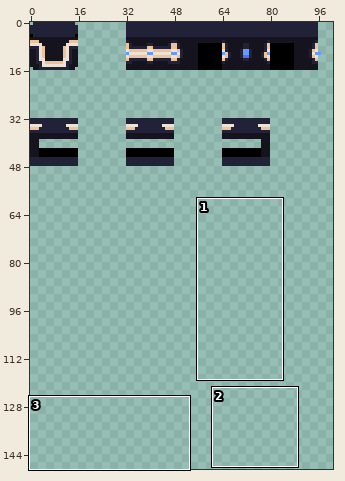
One commit to this pixel-art file: Alzey2024/Assets/Sprites/Sprite-0003.aseprite. Above: a wide view before the commit, with the close-up outlined.
Close-up. Before:
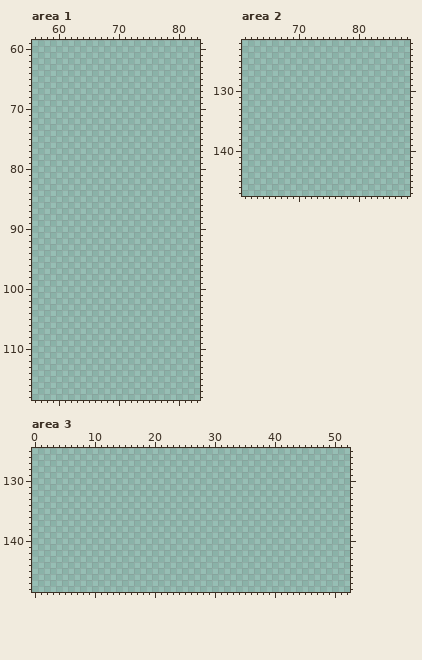
160x160 pixels, 1 frame. Shown: area 1: x 56..83, y 59..118; area 2: x 61..88, y 122..147; area 3: x 0..52, y 125..148. The wide view leaves out empty margins. The commit also changed other parts of the picture, which this record leaves out.
Visible layers, top first: "Layer 3", "Layer 2", "Layer 1".
Palette (. is transparent): 
New version:
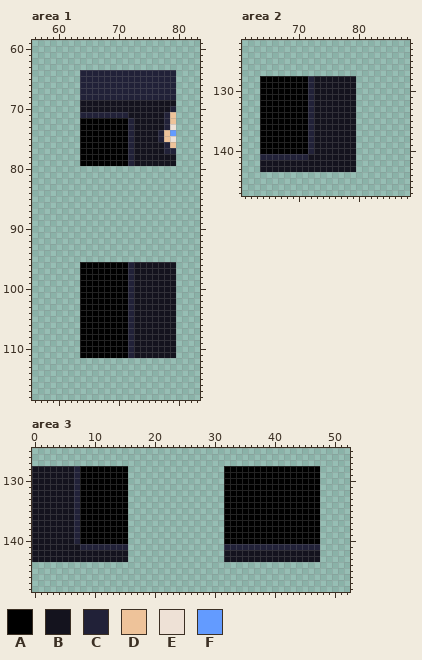
Colours new in this view: A #000000  B #14131e  C #212138  D #eec39a  E #eee1d6  F #639bff
The exact change:
layer "Layer 4" added
layer "Layer 5" added
Changed rows in their new state; - is an unchanged pixel.
Area 1, layers "Layer 5", "Layer 4":
first column x 64:
 64 CCCCCCCCCCCCCCCC
 65 CCCCCCCCCCCCCCCC
 66 CCCCCCCCCCCCCCCC
 67 CCCCCCCCCCCCCCCC
 68 CCCCCCCCCCCCCCCC
 69 BBBBBBBBBBBBBBBB
 70 BBBBBBBBBBBBBBBC
 71 CCCCCCCCBBBBBBCD
 72 AAAAAAAACBBBBBCD
 73 AAAAAAAACBBBBBCE
 74 AAAAAAAACBBBBCDF
 75 AAAAAAAACBBBBCDE
 76 AAAAAAAACBBBBBCD
 77 AAAAAAAACBBBBBCC
 78 AAAAAAAACBBBBBBB
 79 AAAAAAAACBBBBBBB
first column x 64:
 96 AAAAAAAACBBBBBBB
 97 AAAAAAAACBBBBBBB
 98 AAAAAAAACBBBBBBB
 99 AAAAAAAACBBBBBBB
100 AAAAAAAACBBBBBBB
101 AAAAAAAACBBBBBBB
102 AAAAAAAACBBBBBBB
103 AAAAAAAACBBBBBBB
104 AAAAAAAACBBBBBBB
105 AAAAAAAACBBBBBBB
106 AAAAAAAACBBBBBBB
107 AAAAAAAACBBBBBBB
108 AAAAAAAACBBBBBBB
109 AAAAAAAACBBBBBBB
110 AAAAAAAACBBBBBBB
111 AAAAAAAACBBBBBBB
Area 2, layers "Layer 5", "Layer 4":
first column x 64:
128 AAAAAAAACBBBBBBB
129 AAAAAAAACBBBBBBB
130 AAAAAAAACBBBBBBB
131 AAAAAAAACBBBBBBB
132 AAAAAAAACBBBBBBB
133 AAAAAAAACBBBBBBB
134 AAAAAAAACBBBBBBB
135 AAAAAAAACBBBBBBB
136 AAAAAAAACBBBBBBB
137 AAAAAAAACBBBBBBB
138 AAAAAAAACBBBBBBB
139 AAAAAAAACBBBBBBB
140 AAAAAAAACBBBBBBB
141 CCCCCCCCBBBBBBBB
142 BBBBBBBBBBBBBBBB
143 BBBBBBBBBBBBBBBB
Area 3, layers "Layer 5", "Layer 4":
first column x 0:
128 BBBBBBBCAAAAAAAA----------------AAAAAAAAAAAAAAAA
129 BBBBBBBCAAAAAAAA----------------AAAAAAAAAAAAAAAA
130 BBBBBBBCAAAAAAAA----------------AAAAAAAAAAAAAAAA
131 BBBBBBBCAAAAAAAA----------------AAAAAAAAAAAAAAAA
132 BBBBBBBCAAAAAAAA----------------AAAAAAAAAAAAAAAA
133 BBBBBBBCAAAAAAAA----------------AAAAAAAAAAAAAAAA
134 BBBBBBBCAAAAAAAA----------------AAAAAAAAAAAAAAAA
135 BBBBBBBCAAAAAAAA----------------AAAAAAAAAAAAAAAA
136 BBBBBBBCAAAAAAAA----------------AAAAAAAAAAAAAAAA
137 BBBBBBBCAAAAAAAA----------------AAAAAAAAAAAAAAAA
138 BBBBBBBCAAAAAAAA----------------AAAAAAAAAAAAAAAA
139 BBBBBBBCAAAAAAAA----------------AAAAAAAAAAAAAAAA
140 BBBBBBBCAAAAAAAA----------------AAAAAAAAAAAAAAAA
141 BBBBBBBBCCCCCCCC----------------CCCCCCCCCCCCCCCC
142 BBBBBBBBBBBBBBBB----------------BBBBBBBBBBBBBBBB
143 BBBBBBBBBBBBBBBB----------------BBBBBBBBBBBBBBBB
